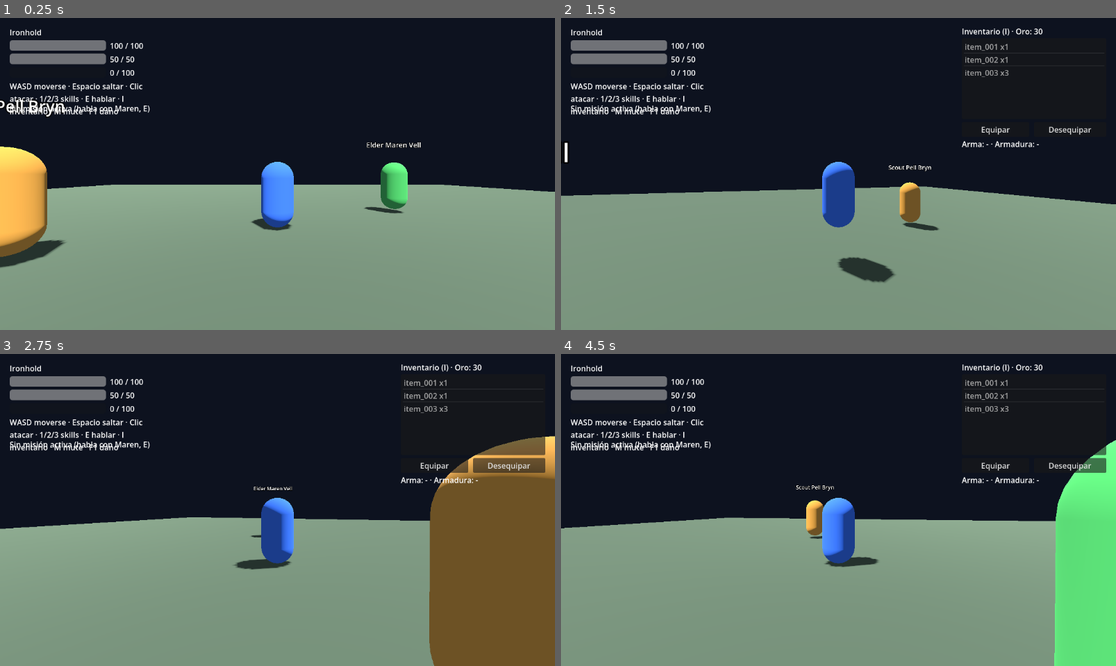
Above: before the commit, frames 1-4 (two rows, left to right).
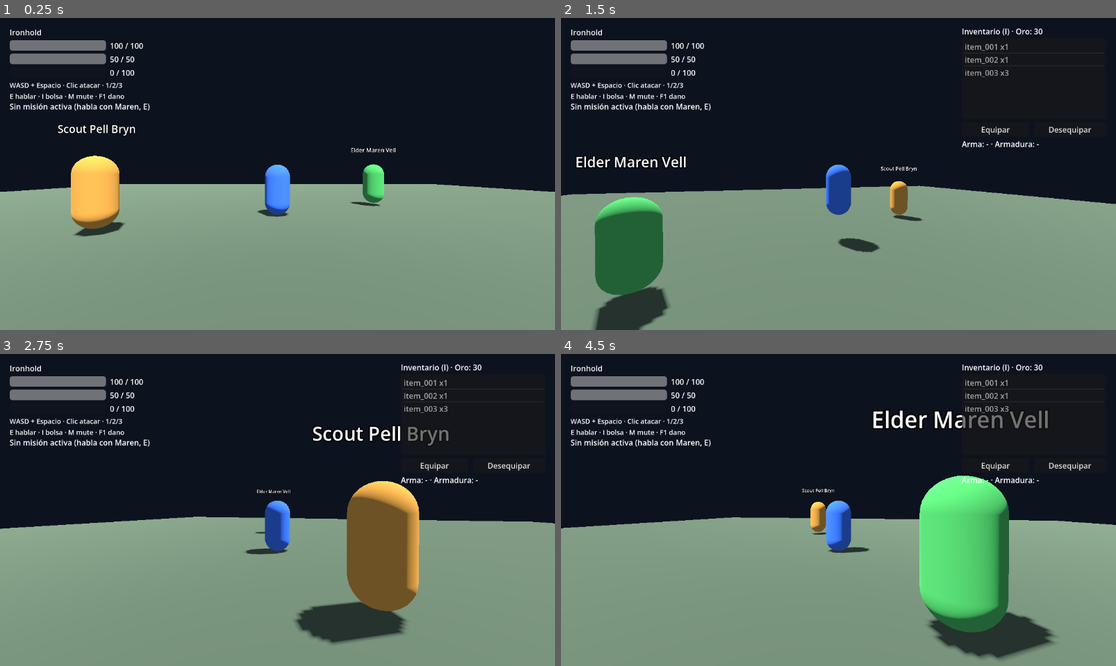
Above: after the commit, the same moments.

Repository: yojananyosef/flyff-reforged
Game: Godot game, scene res://scenes/main.tscn
Same seed, same stepped clock (60 frames per second), same inputs: the game is played once before the commit and once after it.
Inputs (mouse positions are in pixels of both pictures, inside the frame that each line leads up to):
- Up to frame 1 (0.25 s): no input
- Up to frame 2 (1.5 s): tap Enter at 0.5 s; move the mouse to (866, 174) at 0.52 s; hold W (move_forward) from 0.53 s (still down); tap M at 0.6 s; click (866, 174) at 0.67 s; tap Space (jump) at 0.77 s; move the mouse to (810, 174) at 1.27 s; tap I at 1.35 s
- Up to frame 3 (2.75 s): tap Space (jump) at 1.52 s; move the mouse to (333, 441) at 2.02 s; release W (move_forward) at 2.03 s; hold D (move_right) from 2.03 s (still down); tap E at 2.1 s
- Up to frame 4 (4.5 s): move the mouse to (810, 572) at 2.77 s; release D (move_right) at 2.78 s; hold W (move_forward) 2.78-3.53 s; tap 1 at 2.85 s; click (810, 572) at 2.92 s; tap Space (jump) at 3.02, 3.77 s; move the mouse to (1005, 556) at 3.52 s; hold A (move_left) from 3.53 s (still down); tap 2 at 3.6 s; move the mouse to (672, 463) at 4.27 s; tap 3 at 4.35 s

The runs differ from the first frame. In frame 1, 8.7% of the frame differs, in the area x 0-82%, y 20-81%; in frame 2, 8.7%; in frame 3, 25%, in the area x 0-100%, y 20-100%; in frame 4, 19%.

Commit message:
fix: HUD sin solapes, etiquetas separadas, gancho --shot, camara 6.5m

Diff:
--- a/godot_project/scenes/main.tscn
+++ b/godot_project/scenes/main.tscn
@@ -88,7 +88,7 @@
 position = Vector3(0, 1.4, 0)
 
 [node name="SpringArm3D" type="SpringArm3D" parent="Player/CamPivot"]
-spring_length = 5.0
+spring_length = 6.5
 
 [node name="Camera3D" type="Camera3D" parent="Player/CamPivot/SpringArm3D"]
 current = true
@@ -134,7 +134,7 @@
 offset_left = 10.0
 offset_top = 10.0
 offset_right = 330.0
-offset_bottom = 214.0
+offset_bottom = 228.0
 
 [node name="ZoneLabel" type="Label" parent="HUD/Panel"]
 offset_left = 10.0
@@ -194,15 +194,17 @@
 offset_left = 10.0
 offset_top = 120.0
 offset_right = 310.0
-offset_bottom = 162.0
-text = "WASD moverse · Espacio saltar · Clic atacar · 1/2/3 skills · E hablar · I inventario · M mute · F1 dano"
+offset_bottom = 156.0
+theme_override_font_sizes/font_size = 14
+text = "WASD + Espacio · Clic atacar · 1/2/3
+E hablar · I bolsa · M mute · F1 dano"
 autowrap_mode = 2
 
 [node name="QuestLabel" type="Label" parent="HUD/Panel"]
 offset_left = 10.0
-offset_top = 166.0
-offset_right = 310.0
-offset_bottom = 206.0
+offset_top = 162.0
+offset_right = 310.0
+offset_bottom = 220.0
 text = "Sin misión activa"
 autowrap_mode = 2
 
--- a/godot_project/scripts/main.gd
+++ b/godot_project/scripts/main.gd
@@ -28,6 +28,8 @@
 		audio.play_zone_music()
 	if "--sim-quest" in OS.get_cmdline_user_args():
 		_run_sim.call_deferred()
+	if "--shot" in OS.get_cmdline_user_args():
+		_take_shot.call_deferred()
 
 
 func _unhandled_input(event: InputEvent) -> void:
@@ -105,7 +107,7 @@
 
 	var label := Label3D.new()
 	label.name = "NameLabel"
-	label.position = Vector3(0, 1.8, 0)
+	label.position = Vector3(0, 1.8 + float(idx % 3) * 0.25, 0)
 	label.billboard = BaseMaterial3D.BILLBOARD_ENABLED
 	label.font_size = 48
 	m.add_child(label)
@@ -114,7 +116,6 @@
 
 
 # --- Simulación headless ---
-
 func _check(cond: bool, msg: String) -> void:
 	if cond:
 		print("[SIM] ok: " + msg)
@@ -307,3 +308,33 @@
 	else:
 		print("SIM-QUEST FAIL: %s" % str(_failures))
 		get_tree().quit(1)
+
+
+func _take_shot() -> void:
+	## Gancho de prueba visual: prepara una escena opcional, espera ~2 s,
+	## captura la vista y sale. Uso: `-- --shot path.png [dlg|shop|inv]`.
+	var args := OS.get_cmdline_user_args()
+	var mode := ""
+	for a in args:
+		if a in ["dlg", "shop", "inv"]:
+			mode = a
+	if mode == "dlg":
+		player.global_position = Vector3(4, 0.5, 0.5)
+		dialogue.open("npc_001")
+	elif mode == "shop":
+		hud.open_shop()
+	elif mode == "inv":
+		player.add_item("item_005", 2)
+		hud._inventory_open = true
+		hud.inventory_panel.visible = true
+		hud._rebuild_inventory()
+	for i in 120:
+		await get_tree().process_frame
+	var img := get_viewport().get_texture().get_image()
+	var path := "/tmp/aethermere_shot.png"
+	var idx := args.find("--shot")
+	if idx != -1 and args.size() > idx + 1 and not args[idx + 1].begins_with("--"):
+		path = args[idx + 1]
+	img.save_png(path)
+	print("[SHOT] guardada en " + path)
+	get_tree().quit(0)
Not shown, added: openspec/changes/archive/2026-09-17-aethermere-quests/design.md
Not shown, added: openspec/changes/archive/2026-09-17-aethermere-quests/proposal.md
Not shown, added: openspec/changes/archive/2026-09-17-aethermere-quests/specs/game-data/spec.md
Not shown, added: openspec/changes/archive/2026-09-17-aethermere-quests/tasks.md
Not shown, changed: openspec/specs/game-data/spec.md
